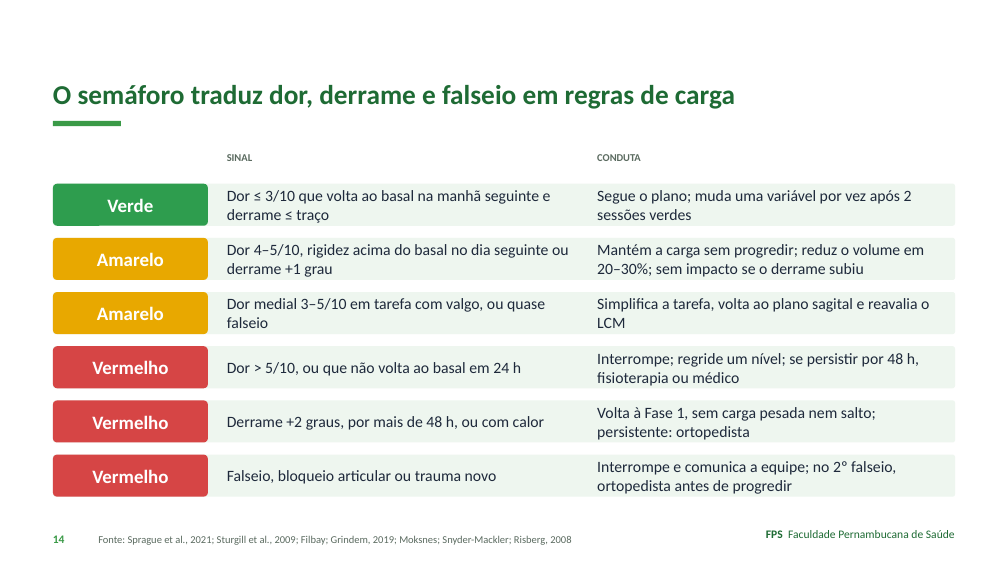
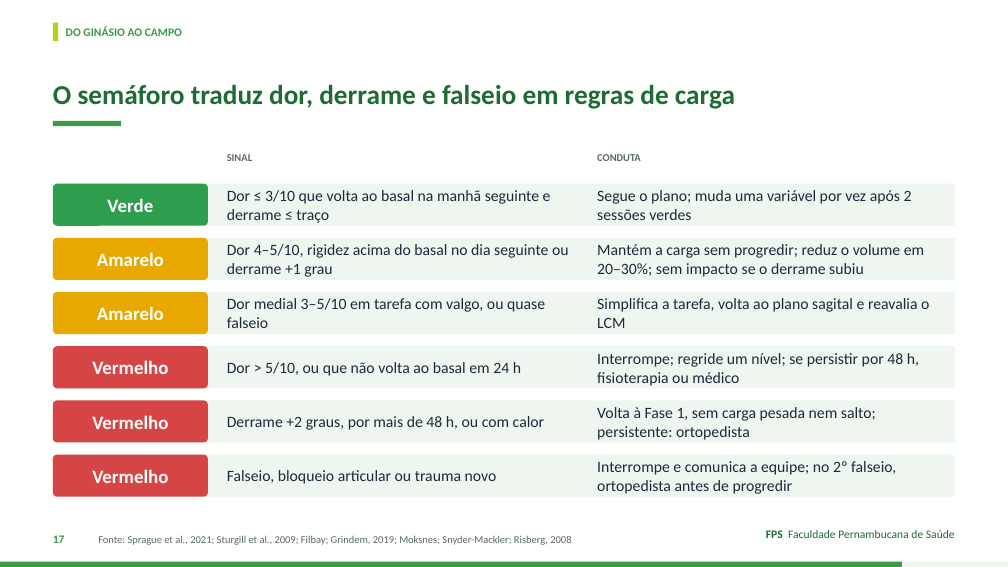
Before and after one commit to Institutomoraisandrade/CRM, a slide deck: slide 17 of trabalho-fps/trabalhos/2026-11-09-caso04-lca-lcm/apresentacao.pptx (slide 14 before the commit). Drawn at 1008x567 pixels with LibreOffice and Linux fonts; fonts in the diff are those of the drawing. Boxes give left, top, right and bottom in pixels: in the first picture for what was removed or moved away, otherwise in the second. Text is boxed around its words. In the diff, an @@ line names an element or a change of style, - is before the commit and + after.

```diff
--- a/trabalho-fps/trabalhos/2026-11-09-caso04-lca-lcm/apresentacao.pptx
+++ b/trabalho-fps/trabalhos/2026-11-09-caso04-lca-lcm/apresentacao.pptx
@@ rectangle added at <box>53,23,58,41</box>, fill #B9CC1F @@
@@ text added at <box>66,26,182,36</box>, 11 pt, text #3A9A47, bold @@
+DO GINÁSIO AO CAMPO
@@ text at <box>53,535,65,543</box>: text changed @@
-14
+17
@@ rectangle added at <box>0,562,1008,567</box>, fill #EEF6EF @@
@@ rectangle added at <box>0,562,902,567</box>, fill #3A9A47 @@
```
Also in this commit, not shown: 20 other slides changed, 3 slides added, 12 other files.
